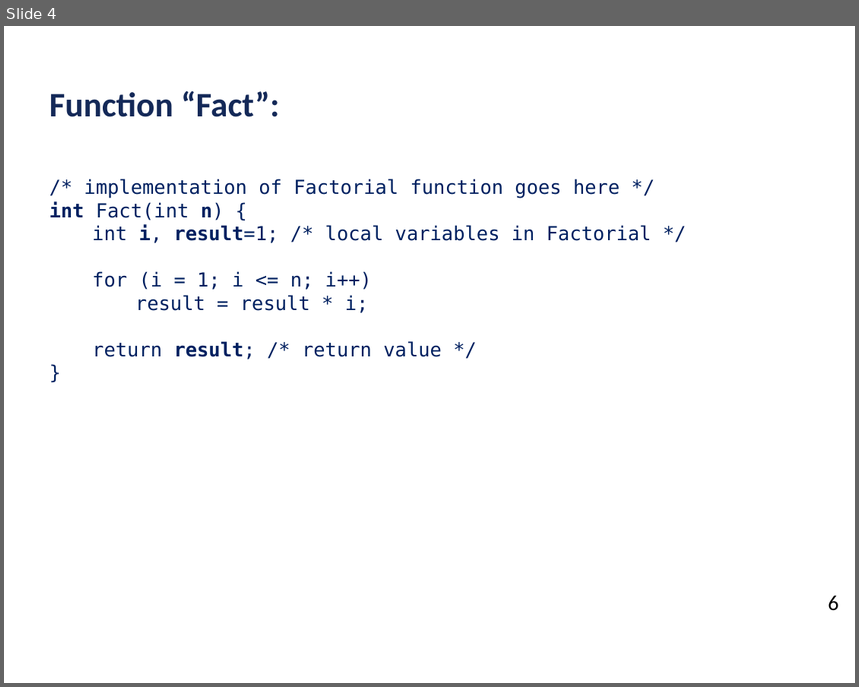
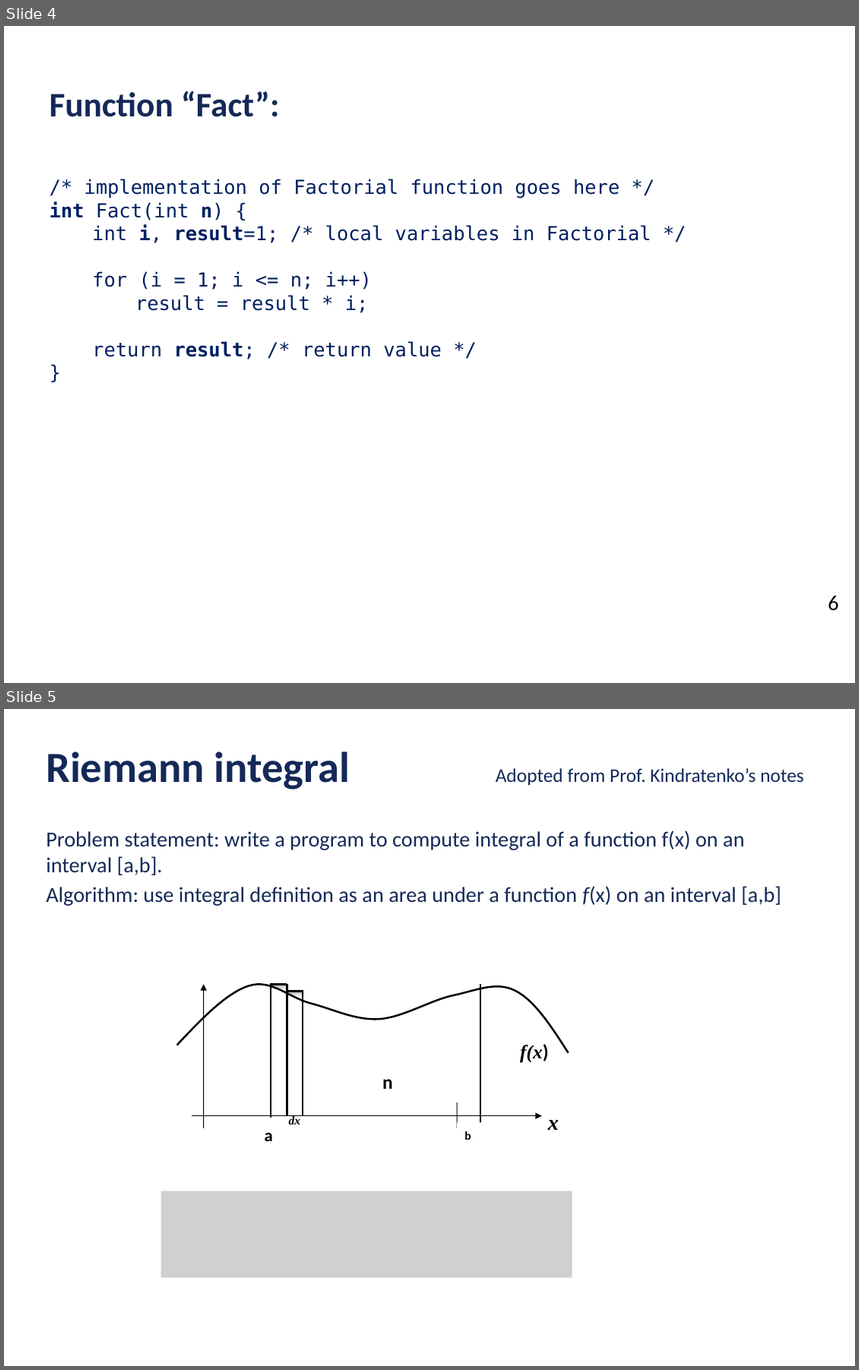
Before and after one commit to ubhowmik/ECE220_Fall2019, a slide deck: Lecture#9/Lecture_9_presentation.pptx. Shown one above the other, each under a label of ours: slide 4 before the commit, slides 4 and 5 after it. The pictures are 859x687 and 859x1370 pixels, drawn with LibreOffice and Linux fonts; fonts in the diff are those of the drawing; grey boxes stand for pictures; background and template pictures are left out. Boxes give left, top, right and bottom in pixels: in the first picture for what was removed or moved away, otherwise in the second. Text is boxed around its words. In the diff, an @@ line names an element or a change of style, - is before the commit and + after.

```diff
--- a/Lecture#9/Lecture_9_presentation.pptx
+++ b/Lecture#9/Lecture_9_presentation.pptx
@@ slide 5 added at <box>4,709,855,1366</box>, background #FFFFFF @@
@@ text added at <box>46,752,804,906</box>, 20 pt, text #142958 @@
+Riemann integral Adopted from Prof. Kindratenko’s notes
+Problem statement: write a program to compute integral of a function f(x) on an interval [a,b].
+Algorithm: use integral definition as an area under a function f(x) on an interval [a,b]
@@ line added from (270, 985) to (287, 985), #000000 2 pt @@
@@ line added from (287, 992) to (303, 992), #000000 2 pt @@
@@ text added at <box>289,1116,301,1125</box>, 11 pt, text #000000, bold, italic @@
+dx
@@ group added at <box>173,964,569,1141</box>: 5 lines, 4 texts, 2 arrows, 1 freeform shape @@
+a
+n
+f(x)
+b
@@ text added at <box>548,1120,559,1130</box>, 20 pt, text #000000, bold, italic @@
+x
@@ picture added at <box>161,1192,572,1278</box> @@
```
Also in this commit, not shown: 2 other slides added, 5 slides removed, 1 other file.
